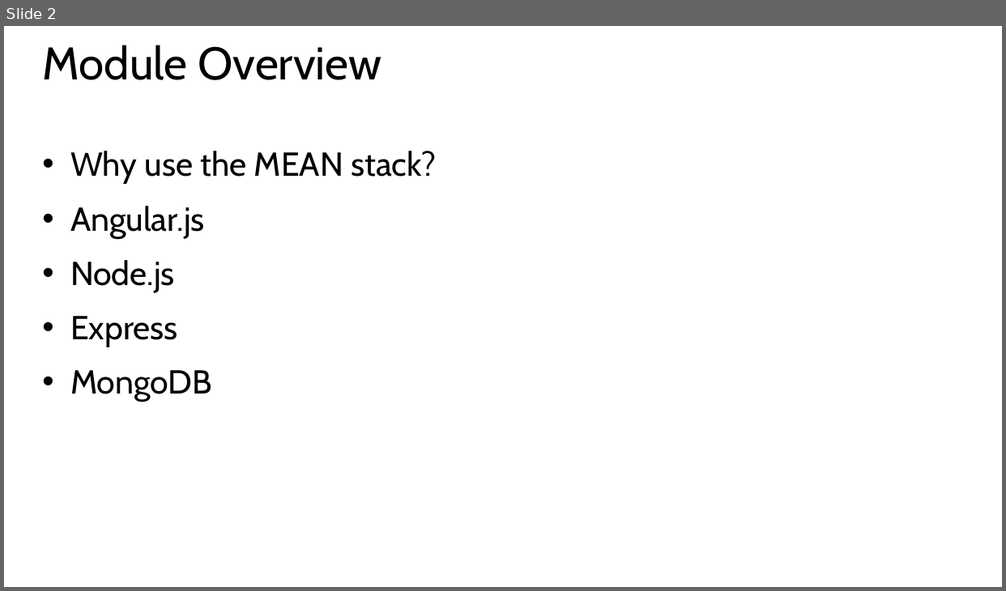
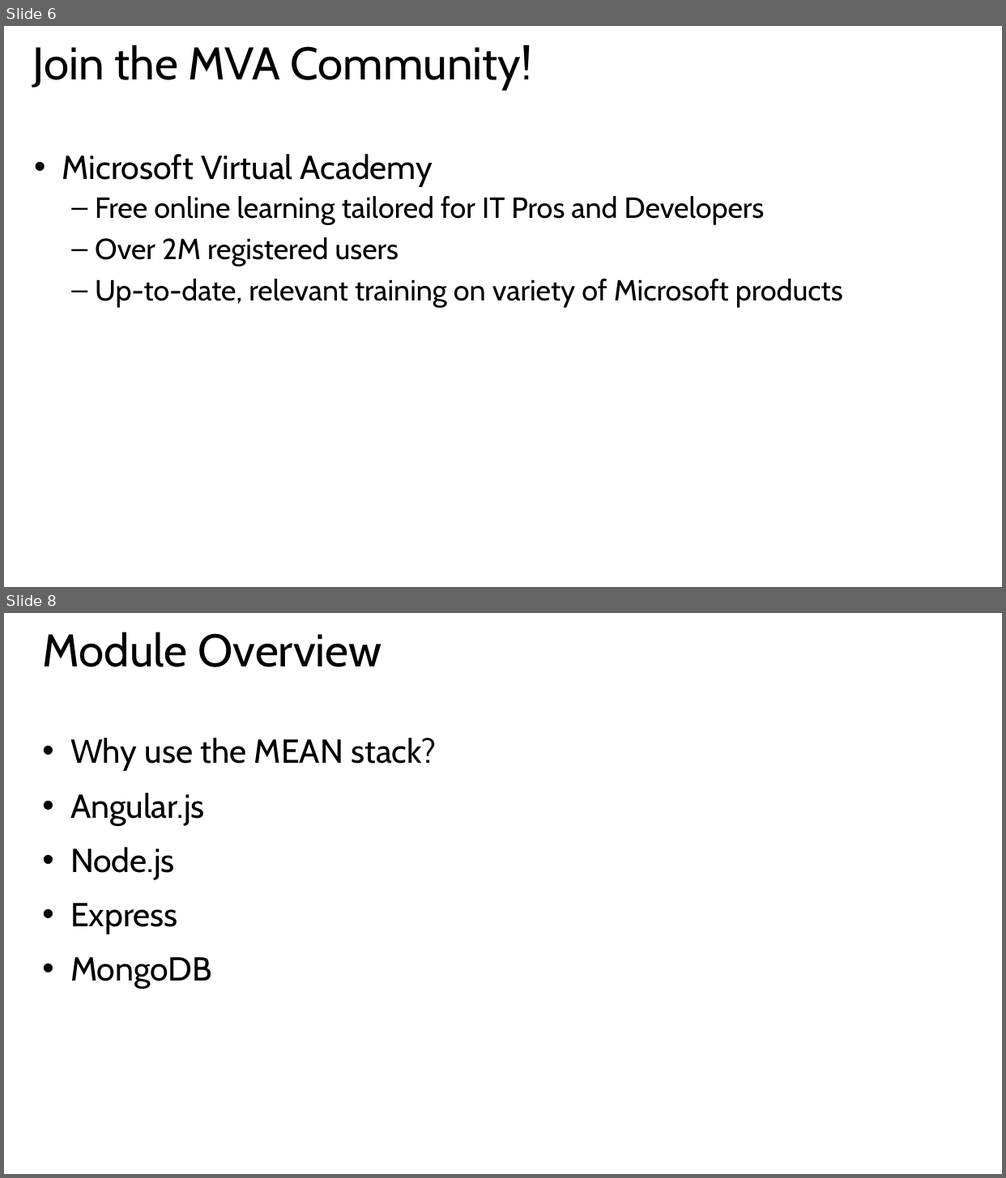
Before and after one commit to hwz/chirp, a slide deck: slides/module1.pptx. Shown one above the other, each under a label of ours: slide 2 before the commit, slides 6 and 8 after it; the slides between them are not shown. The pictures are 1006x591 and 1006x1178 pixels, drawn with LibreOffice and Linux fonts; fonts in the diff are those of the drawing. Boxes give left, top, right and bottom in pixels: in the first picture for what was removed or moved away, otherwise in the second. Text is boxed around its words. In the diff, an @@ line names an element or a change of style, - is before the commit and + after.

```diff
--- a/slides/module1.pptx
+++ b/slides/module1.pptx
@@ slide 6 added at bbox=[4, 26, 1002, 587], background #FFFFFF @@
@@ title added at bbox=[33, 45, 532, 90], 44 pt, text #000000 @@
+Join the MVA Community!
@@ text added at bbox=[62, 154, 843, 308], 28 pt, text #000000 @@
+• Microsoft Virtual Academy
+  – Free online learning tailored for IT Pros and Developers
+  – Over 2M registered users
+  – Up-to-date, relevant training on variety of Microsoft products
@@ what was slide 2 is now slide 8 @@
```
Also in this commit, not shown: 1 slide changed, 12 other slides added, 5 other files.
